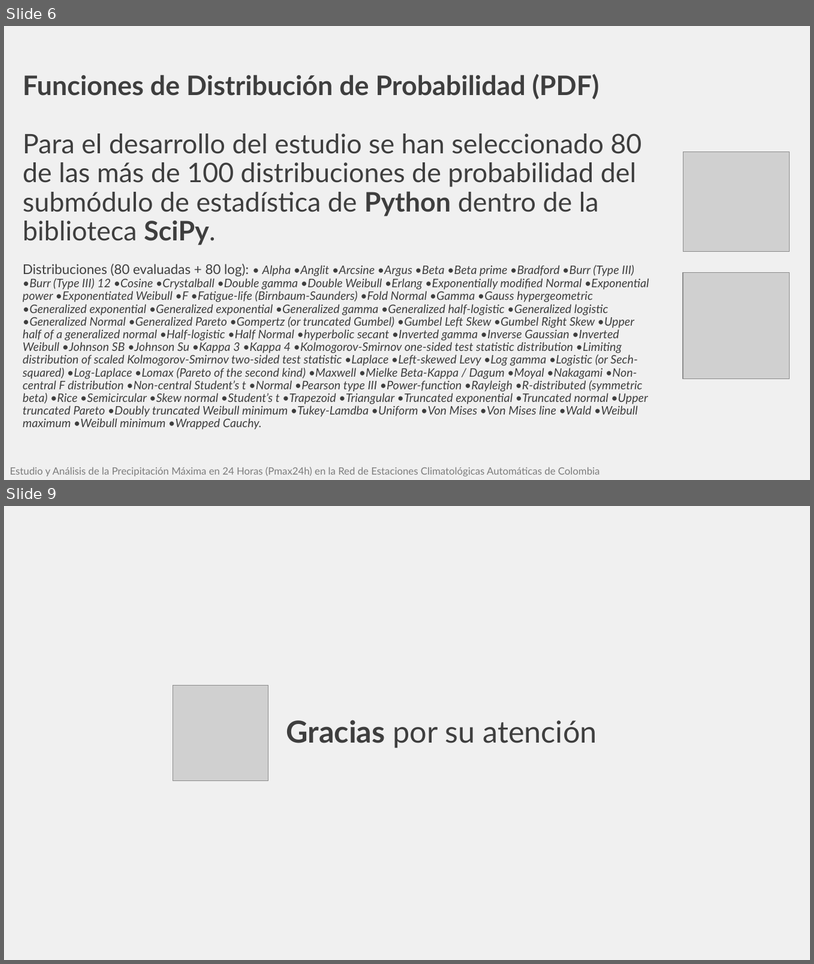
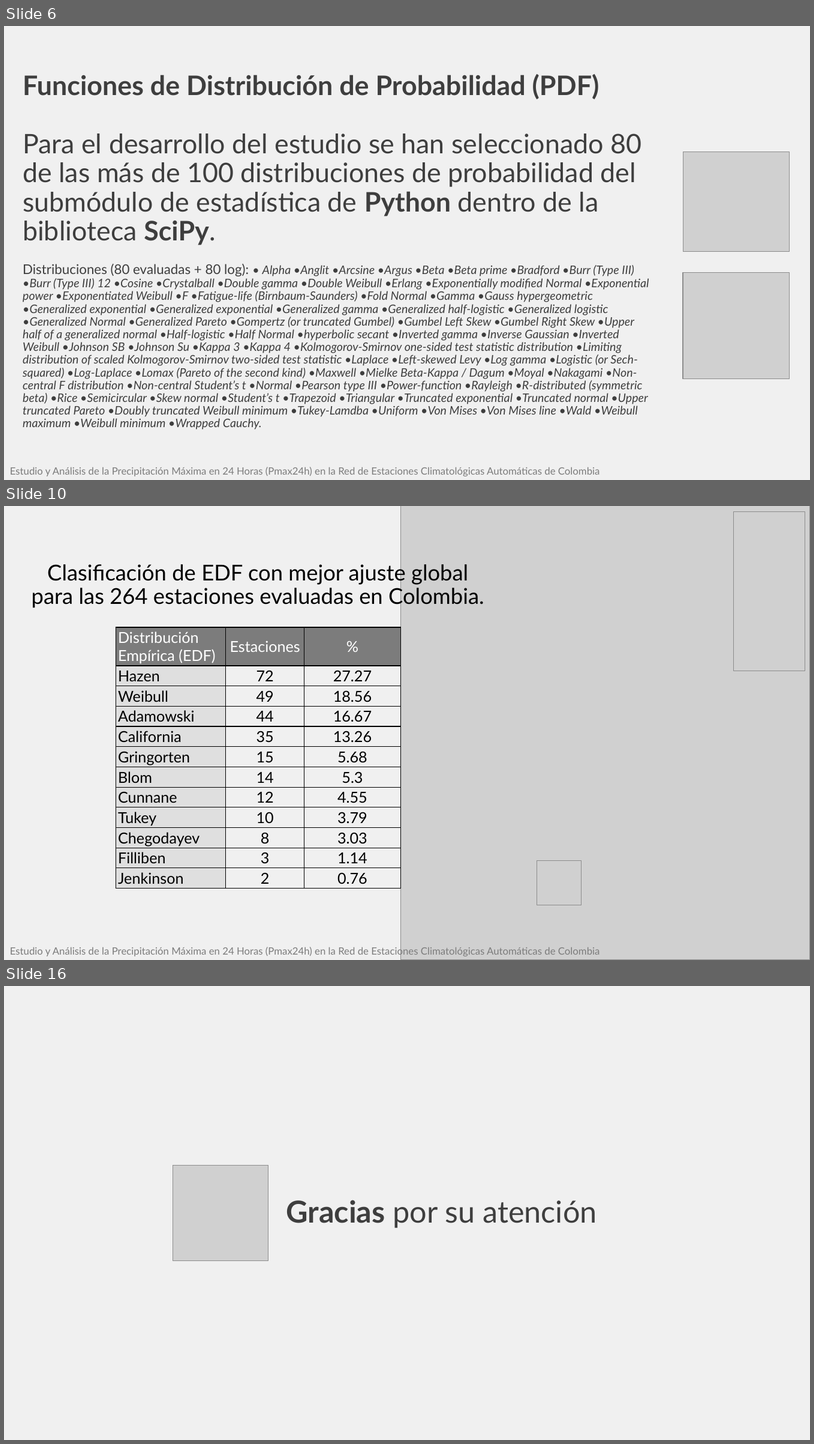
Before and after one commit to rcfdtools/R.HydroTools, a slide deck: tool/PMP/file/report/SCI_XXVI_SNHH26_Presentacion_PMax24HAutomColombia_v1.pptx. Shown one above the other, each under a label of ours: slides 6 and 9 before the commit, slides 6, 10 and 16 after it; the slides between them are not shown. The pictures are 814x964 and 814x1444 pixels, drawn with LibreOffice and Linux fonts; fonts in the diff are those of the drawing; grey boxes stand for pictures. Boxes give left, top, right and bottom in pixels: in the first picture for what was removed or moved away, otherwise in the second. Text is boxed around its words. In the diff, an @@ line names an element or a change of style, - is before the commit and + after.

```diff
--- a/tool/PMP/file/report/SCI_XXVI_SNHH26_Presentacion_PMax24HAutomColombia_v1.pptx
+++ b/tool/PMP/file/report/SCI_XXVI_SNHH26_Presentacion_PMax24HAutomColombia_v1.pptx
@@ slide 10 added at (4,506,810,960), background #F0F0F0 @@
@@ picture added at (401,506,810,960) @@
@@ picture added at (734,511,806,671) @@
@@ title added at (32,561,485,609), 26 pt, text #000000 @@
+Clasificación de EDF con mejor ajuste global para las 264 estaciones evaluadas en Colombia.
@@ table added at (116,627,401,888), 12 rows, 3 columns @@
+Distribución Empírica (EDF) | Estaciones | %
+Hazen | 72 | 27.27
+Weibull | 49 | 18.56
+Adamowski | 44 | 16.67
+California | 35 | 13.26
+Gringorten | 15 | 5.68
+Blom | 14 | 5.3
+Cunnane | 12 | 4.55
+Tukey | 10 | 3.79
+Chegodayev | 8 | 3.03
+Filliben | 3 | 1.14
+Jenkinson | 2 | 0.76
@@ picture added at (537,860,582,904) @@
@@ text added at (10,946,600,957), 12 pt, text #7C7C7C @@
+Estudio y Análisis de la Precipitación Máxima en 24 Horas (Pmax24h) en la Red de Estaciones Climatológicas Automáticas de Colombia
@@ what was slide 9 is now slide 16 @@
```
Also in this commit, not shown: 6 slides changed, 6 other slides added, 1 other file.
